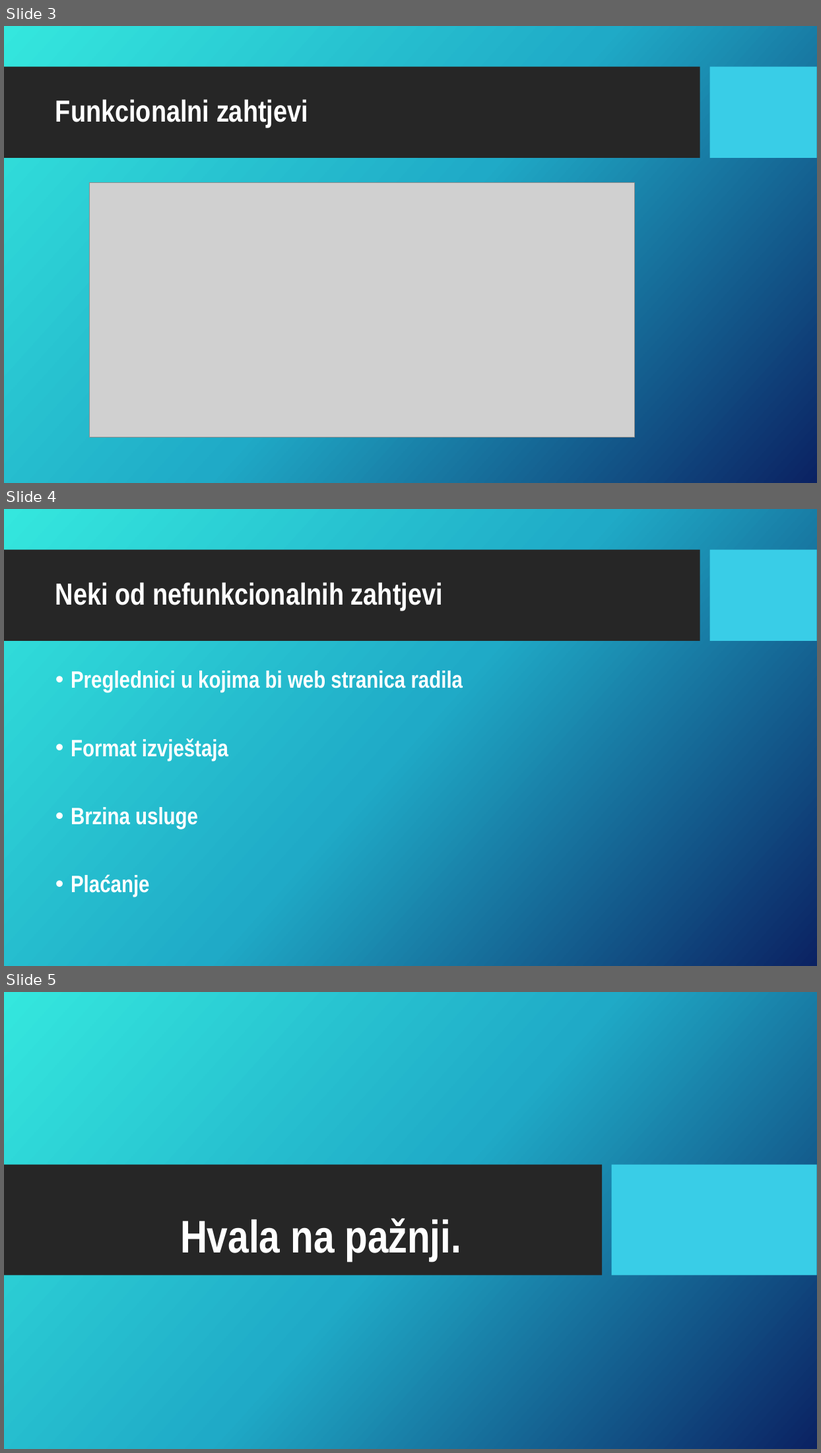
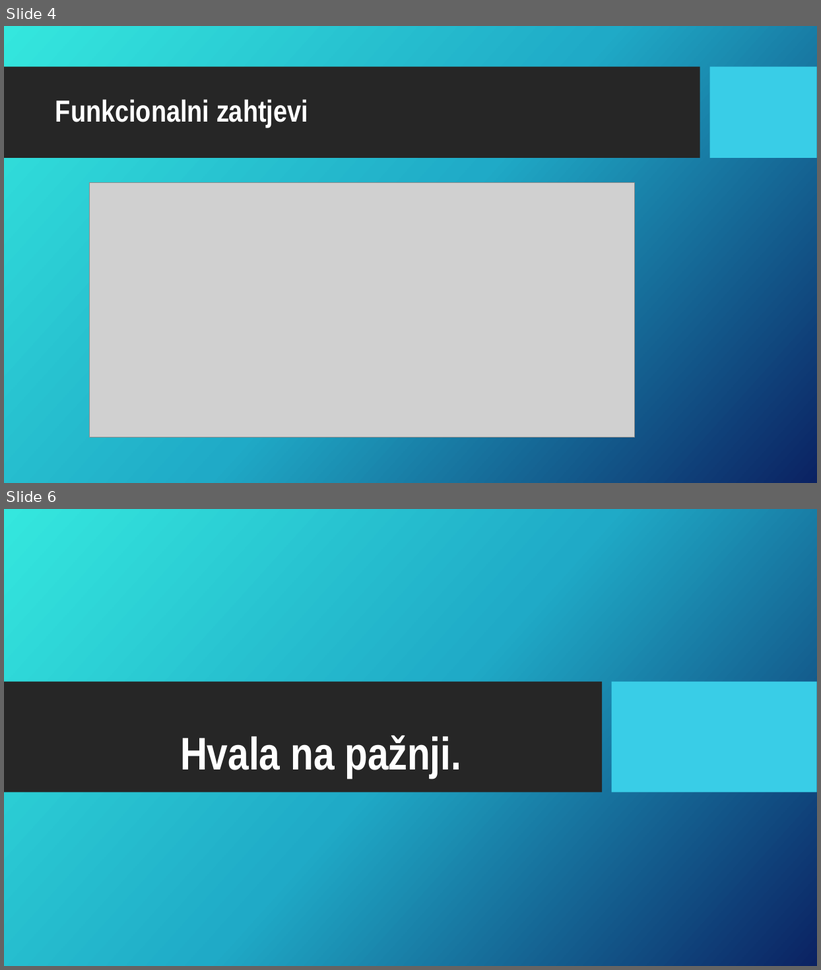
Before and after one commit to f0dor/Programsko-Inzenjerstvo, a slide deck: SpecifikacijaZahtjeva.pptx. Shown one above the other, each under a label of ours: slides 3, 4 and 5 before the commit, slides 4 and 6 after it; the slides between them are not shown. The pictures are 821x1453 and 821x970 pixels, drawn with LibreOffice and Linux fonts; fonts in the diff are those of the drawing; grey boxes stand for pictures; background and template pictures are left out. Boxes give left, top, right and bottom in pixels: in the first picture for what was removed or moved away, otherwise in the second. Text is boxed around its words. In the diff, an @@ line names an element or a change of style, - is before the commit and + after.

```diff
--- a/SpecifikacijaZahtjeva.pptx
+++ b/SpecifikacijaZahtjeva.pptx
@@ slide 4 removed at <box>4,509,817,966</box>, background picture (left out); not listed: 2 template elements that a slide beside it also shows @@
@@ title removed at <box>55,582,443,611</box> @@
-Neki od nefunkcionalnih zahtjevi
@@ text removed at <box>71,671,463,898</box> @@
-• Preglednici u kojima bi web stranica radila
-• Format izvještaja
-• Brzina usluge
-• Plaćanje
@@ what was slide 3 is now slide 4 @@
@@ what was slide 5 is now slide 6 @@
```
Also in this commit, not shown: 3 slides added, 1 other slide removed.
